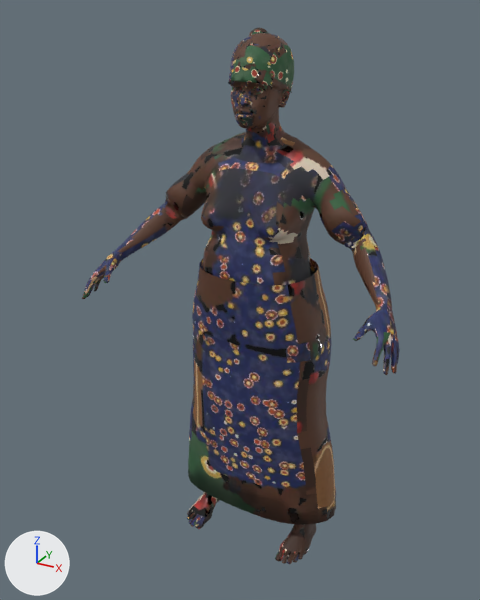
An edit to the glTF model game/public/customers/woman_market.glb, drawn before and after from the same camera.
Rendered twice from a 50 mm camera at (0.842, -1.699, 1.659) aimed at (-0.041, -0.093, 0.856). Lighting does not change. The marker at lower left points along +X, +Y and +Z. The older version comes first. Vertices at exactly the same position are counted once.

Names of what the first picture shows: 'woman_market_body'.
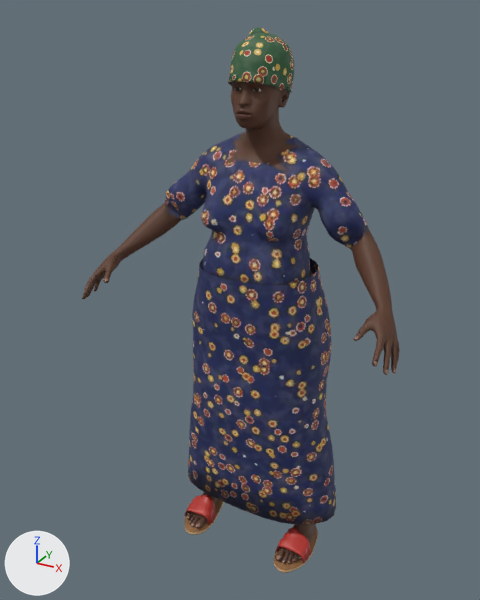
The newer file is also turned or shifted as a whole; pictures and numbers use the older file's frame.

Where the change shows, as pixel boxes (x1, y1, x2, y2) in the pictures (480 x 600 px; the box of a moved part takes in the faces that stretch with it):
'woman_market_body', reshaped
    before: (82, 27, 400, 564)
    after: (82, 27, 400, 573)
part 1 of me_woman_market_body, added
    after: (274, 528, 318, 573)
part 2 of me_woman_market_body, added
    after: (185, 500, 224, 535)
part 3 of me_woman_market_body, moved or reshaped
    before: (82, 62, 400, 400)
    after: (82, 68, 400, 375)
part 4 of me_woman_market_body, moved or reshaped
    before: (187, 350, 316, 564)
    after: (184, 357, 316, 564)
part 5 of me_woman_market_body, surface changed
    both: (85, 27, 399, 563)

Diff of the bpy script that builds the scene:
```diff
--- a/game/public/customers/woman_market.glb.py
+++ b/game/public/customers/woman_market.glb.py
@@ me_woman_market_body @@
 # used by ob_woman_market_body; location = (0.0, 0.0, 0.0)
-me_woman_market_body.from_pydata(...)  # 7175 vertices, 14178 faces; spans x -0.49..0.49, y -0.32..0.12, z 0.0..1.61
+me_woman_market_body.from_pydata(...)  # 7186 vertices, 14184 faces; spans x -0.49..0.49, y -0.32..0.12, z -0.01..1.61
+# me_woman_market_body part 1: a new loose piece of 108 vertices spanning x 0.13..0.23, y -0.21..0.02, z -0.01..0.0, in mat_baked_woman_market
+# me_woman_market_body part 2: a new loose piece of 108 vertices spanning x -0.23..-0.13, y -0.21..0.02, z -0.01..0.0, in mat_baked_woman_market
+# me_woman_market_body part 3: 384 vertices moved within x -0.48..0.49, y -0.32..0.06, z 0.84..1.51; 511 vertices removed from x -0.48..0.48, y -0.32..0.11, z 0.66..1.53; 125 vertices added at x -0.48..0.49, y -0.31..0.11, z 0.84..1.46
+# me_woman_market_body part 4: 146 vertices moved within x -0.22..0.22, y -0.19..0.01, z 0.0..0.36; 323 vertices removed from x -0.23..0.22, y -0.2..0.09, z 0.0..0.6; 504 vertices added at x -0.24..0.24, y -0.18..0.09, z 0.0..0.58
+# me_woman_market_body part 5: 6339 kept faces spanning x -0.49..0.49, y -0.32..0.12, z 0.0..1.61 get new texture (UV) coordinates
 me_woman_market_body.materials.append(mat_baked_woman_market)
```
